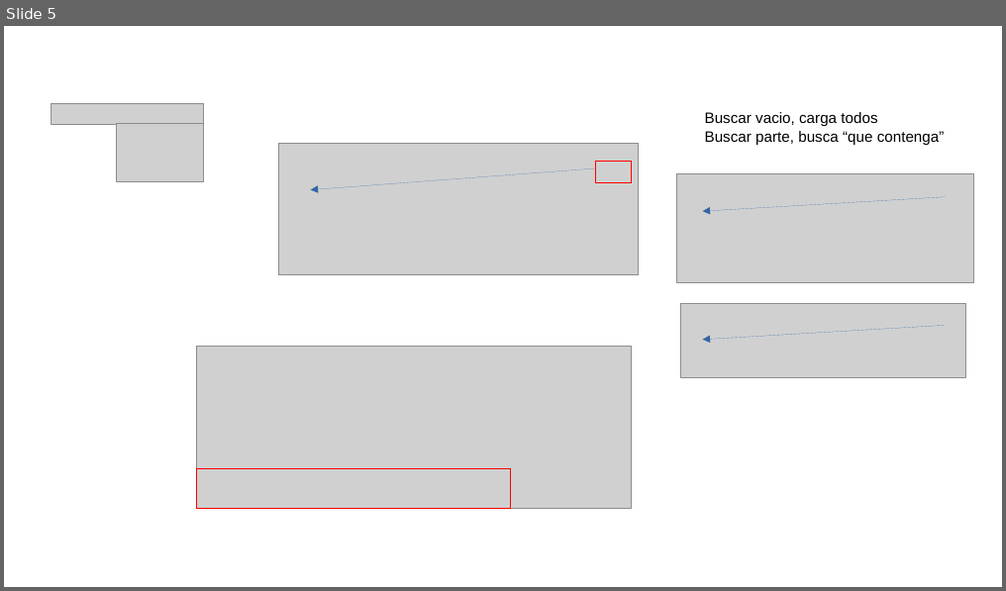
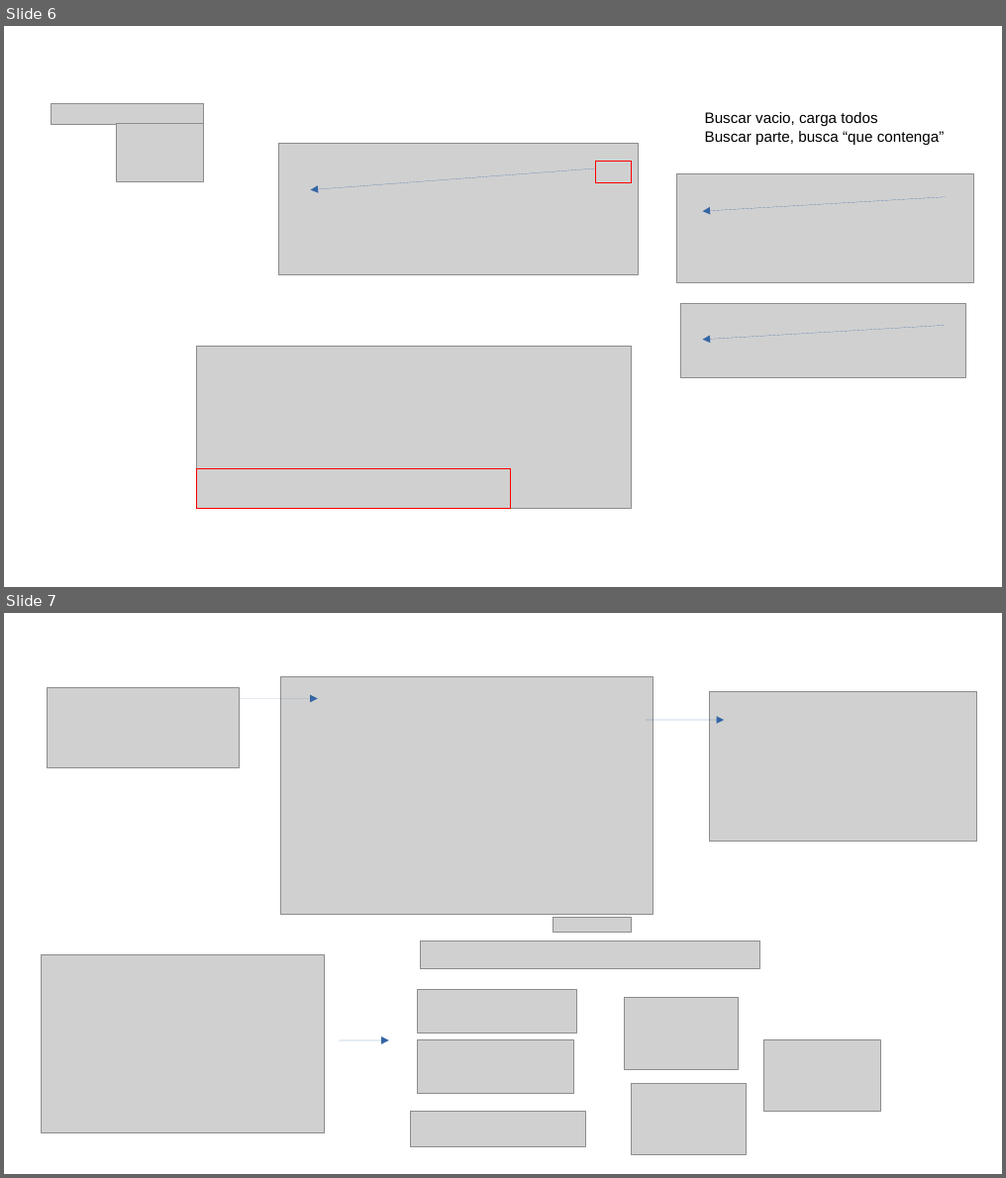
Before and after one commit to mariaroda76/MRODA_PROY, a slide deck: doc_proy/presentacion.odp. Shown one above the other, each under a label of ours: slide 5 before the commit, slides 6 and 7 after it. The pictures are 1006x591 and 1006x1178 pixels, drawn with LibreOffice and Linux fonts; fonts in the diff are those of the drawing; grey boxes stand for pictures. Boxes give left, top, right and bottom in pixels: in the first picture for what was removed or moved away, otherwise in the second. Text is boxed around its words. In the diff, an @@ line names an element or a change of style, - is before the commit and + after.

```diff
--- a/doc_proy/presentacion.odp
+++ b/doc_proy/presentacion.odp
@@ slide 7 added at (4,613,1002,1174), background #FFFFFF @@
@@ picture added at (47,688,240,768) @@
@@ arrow added from (240, 698) to (317, 698), #3465A4 0 pt @@
@@ picture added at (280,677,652,915) @@
@@ picture added at (710,692,977,842) @@
@@ arrow added from (647, 720) to (724, 720), #3465A4 0 pt @@
@@ picture added at (552,917,632,933) @@
@@ picture added at (42,956,325,1134) @@
@@ picture added at (421,941,760,968) @@
@@ picture added at (418,990,577,1034) @@
@@ picture added at (625,998,739,1070) @@
@@ arrow added from (339, 1041) to (389, 1041), #3465A4 0 pt @@
@@ picture added at (418,1041,574,1093) @@
@@ picture added at (764,1041,881,1112) @@
@@ picture added at (632,1084,746,1156) @@
@@ picture added at (411,1112,586,1148) @@
@@ what was slide 5 is now slide 6 @@
```
Also in this commit, not shown: 3 other slides added, 3 other files.
